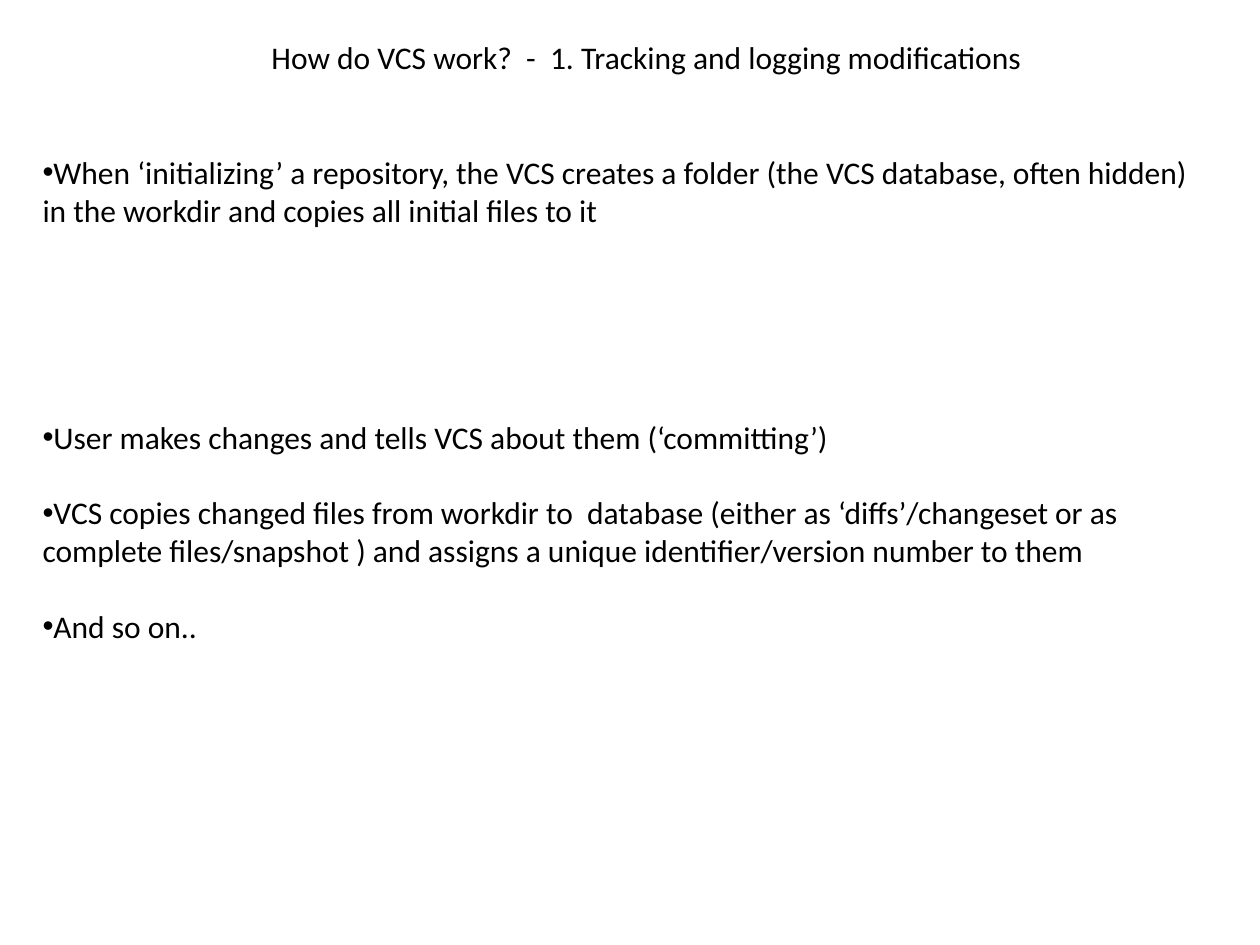
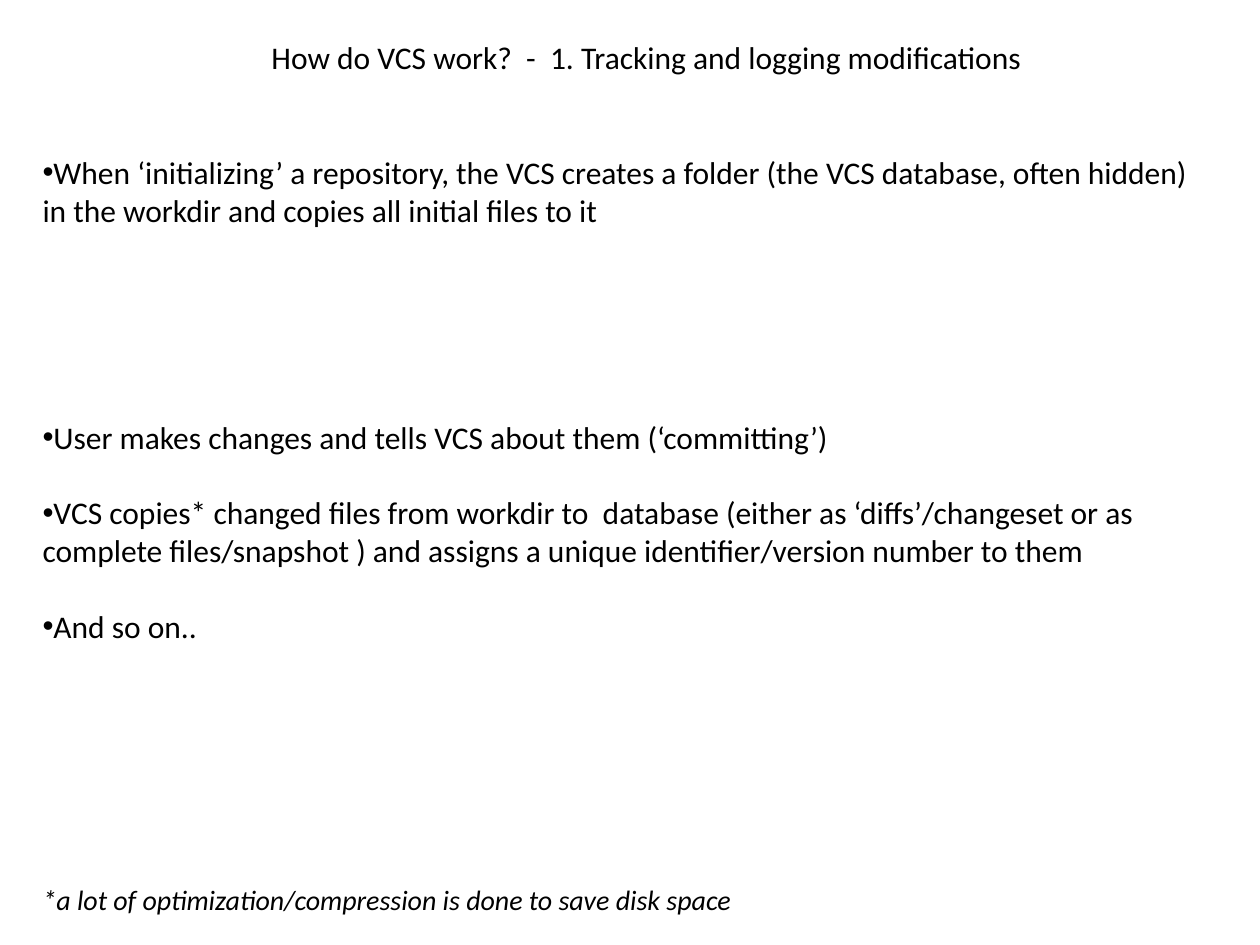
Before and after one commit to flosopher/gittalk, a slide deck: slide 3 of git_python_kurs.pptx. Drawn at 1260x945 pixels with LibreOffice and Linux fonts; fonts in the diff are those of the drawing. Boxes give left, top, right and bottom in pixels: in the first picture for what was removed or moved away, otherwise in the second. Text is boxed around its words. In the diff, an @@ line names an element or a change of style, - is before the commit and + after.

```diff
--- a/git_python_kurs.pptx
+++ b/git_python_kurs.pptx
@@ text at [43, 501, 1132, 568]: text changed @@
-• VCS copies changed files from workdir to database (either as ‘diffs’/changeset or as complete files/snapshot ) and assigns a unique identifier/version number to them
+• VCS copies* changed files from workdir to database (either as ‘diffs’/changeset or as complete files/snapshot ) and assigns a unique identifier/version number to them
@@ text added at [43, 890, 730, 915], 16 pt, text #000000, italic @@
+*a lot of optimization/compression is done to save disk space
```
Also in this commit, not shown: 4 other slides changed, 1 slide added.
